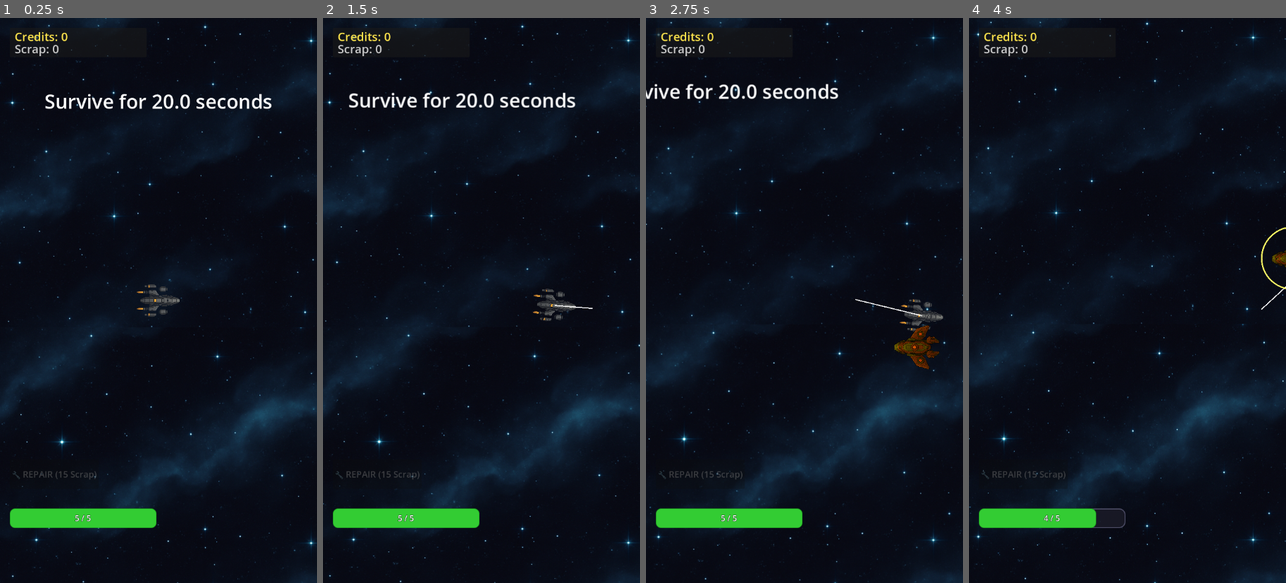
Above: before the commit, frames 1-4 (left to right).
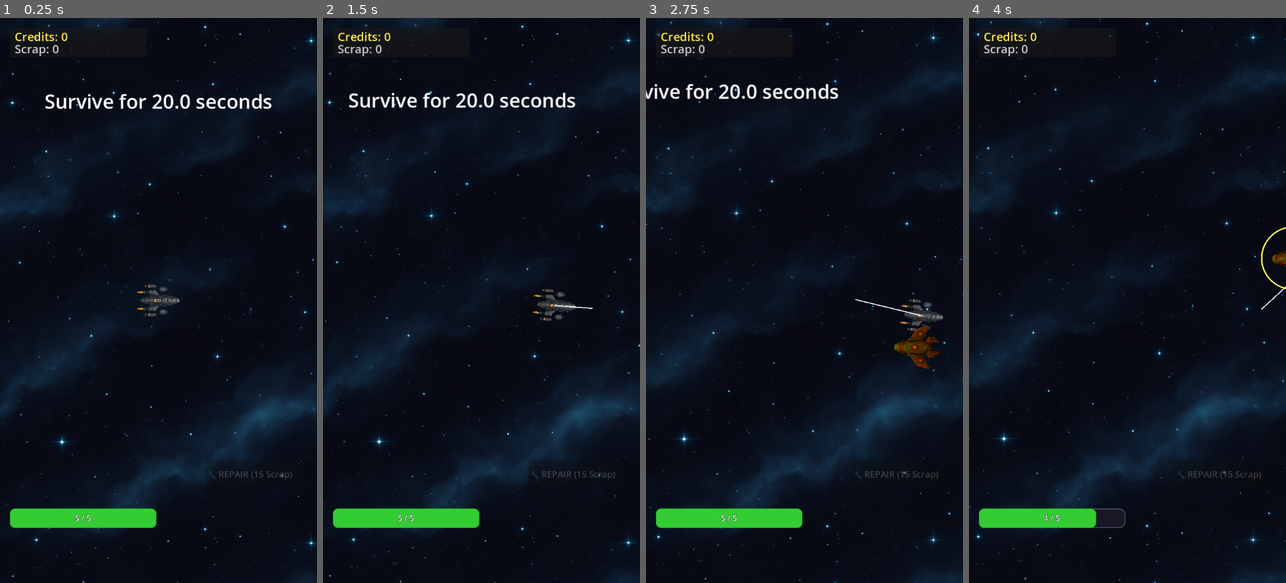
Above: after the commit, the same moments.

Repository: samjhill/echo-sector
Game: Godot game, scene res://node_2d.tscn
The game is run twice, just before and just after one commit, with the same random seed, the same clock (stepped at 60 frames per second) and the same inputs. This scene is started directly instead of the project's main scene.
Inputs (mouse positions are in pixels of both pictures, inside the frame that each line leads up to):
- Up to frame 1 (0.25 s): no input
- Up to frame 2 (1.5 s): tap Enter at 0.5 s; move the mouse to (551, 272) at 0.52 s; hold Right (ui_right) 0.53-1.28 s; click (551, 272) at 0.67 s; move the mouse to (418, 328) at 1.27 s; hold Down (ui_down) from 1.28 s (still down)
- Up to frame 3 (2.75 s): move the mouse to (836, 176) at 2.02 s; release Down (ui_down) at 2.03 s; hold Right (ui_right) from 2.03 s (still down)
- Up to frame 4 (4 s): move the mouse to (1238, 345) at 2.77 s; release Right (ui_right) at 2.78 s; hold Up (ui_up) 2.78-3.53 s; click (1238, 345) at 2.92 s; move the mouse to (1222, 385) at 3.52 s; hold Left (ui_left) from 3.53 s (still down)

The runs differ from the first frame. In frame 1, 0.2% of the frame differs, in the area x 4-93%, y 80-83%; in frame 2, 0.2%, in the area x 4-93%, y 80-82%; in frame 3, 0.2%; in frame 4, 0.2%.

Commit message:
move repair button to bottom right

Diff:
--- a/node_2d.tscn
+++ b/node_2d.tscn
@@ -197,9 +197,9 @@
 vertical_alignment = 1
 
 [node name="HealButton" type="Button" parent="UI"]
-offset_left = 20.0
+offset_left = 420.0
 offset_top = 900.0
-offset_right = 180.0
+offset_right = 580.0
 offset_bottom = 960.0
 theme_override_colors/font_hover_color = Color(1, 1, 1, 1)
 theme_override_colors/font_color = Color(1, 1, 1, 1)
